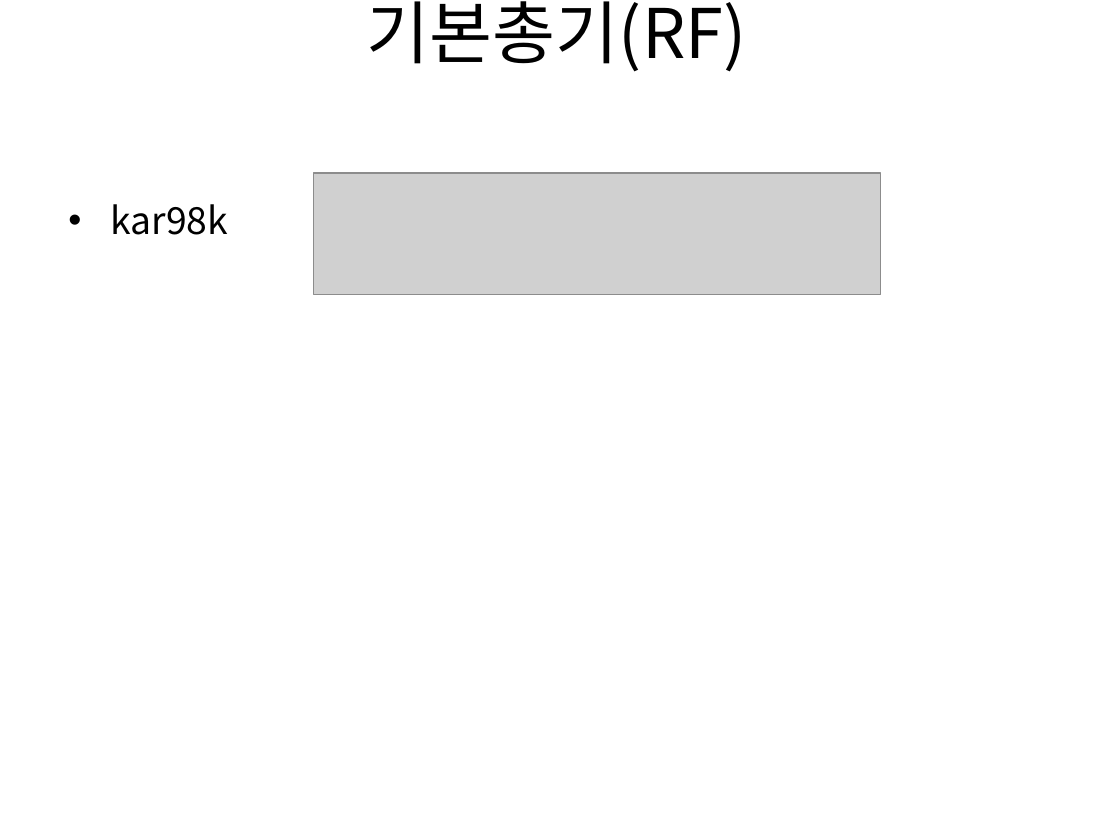
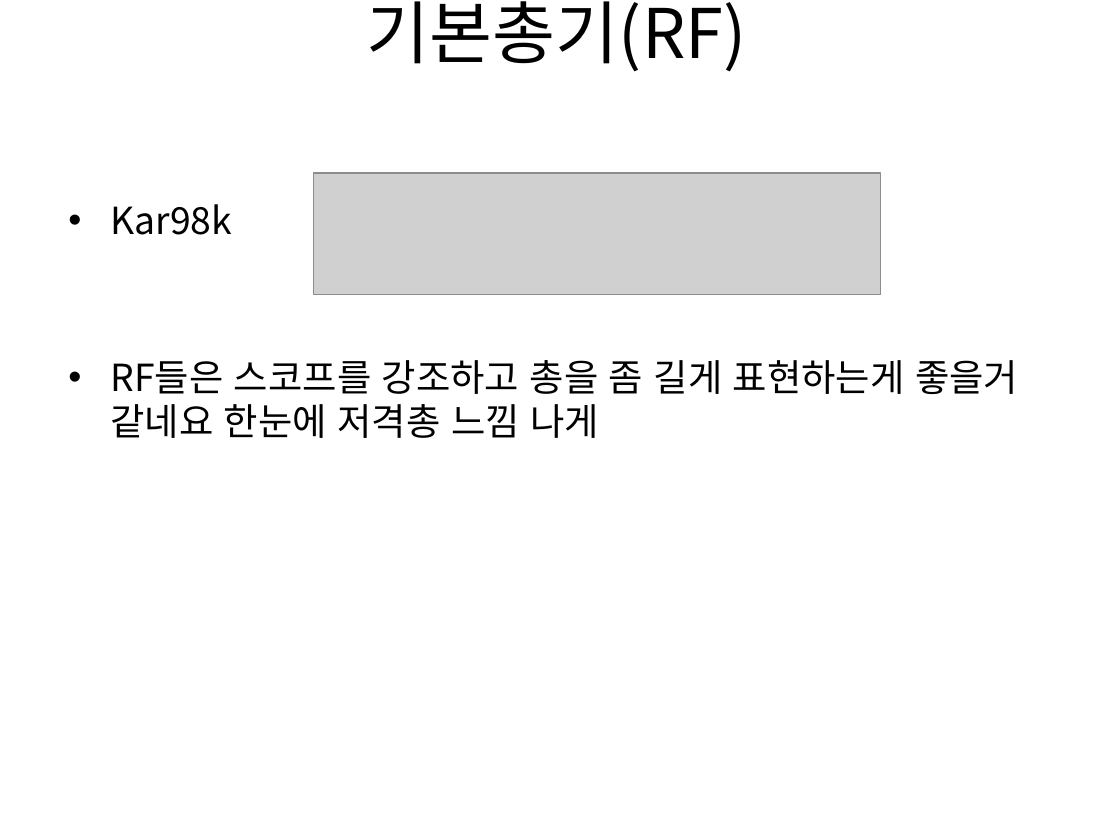
Before and after one commit to gkdlgndpdu/EscapeJail, a slide deck: slide 42 of EscapeJail/Assets/기획/스테이지1기획.pptx. Drawn at 1120x840 pixels with LibreOffice and Linux fonts; fonts in the diff are those of the drawing; grey boxes stand for pictures. Boxes give left, top, right and bottom in pixels: in the first picture for what was removed or moved away, otherwise in the second. Text is boxed around its words. In the diff, an @@ line names an element or a change of style, - is before the commit and + after.

```diff
--- a/EscapeJail/Assets/기획/스테이지1기획.pptx
+++ b/EscapeJail/Assets/기획/스테이지1기획.pptx
@@ text at (x1=111, y1=204, x2=1018, y2=438): text changed @@
-• kar98k
+• Kar98k
+• RF들은 스코프를 강조하고 총을 좀 길게 표현하는게 좋을거 같네요 한눈에 저격총 느낌 나게
```
Also in this commit, not shown: 4 other slides changed, 2 other files.
